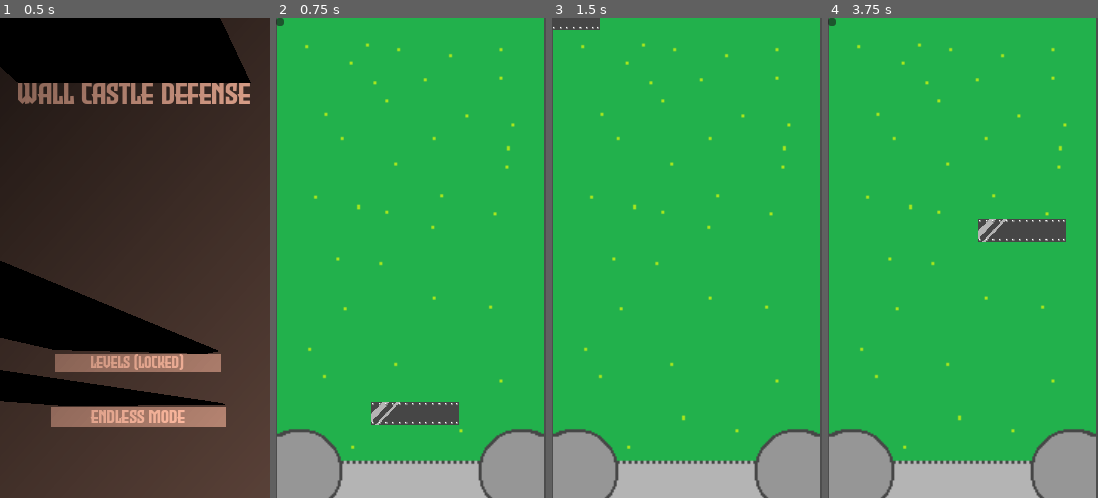
Above: before the commit, frames 1-4 (left to right).
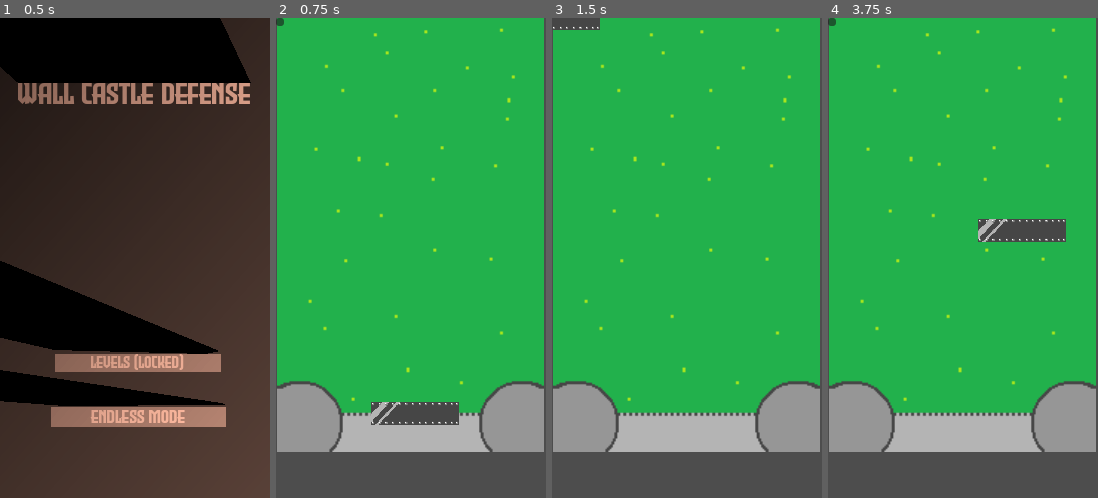
Above: after the commit, the same moments.

Repository: coolgames555/Bouncy
Game: Godot game, scene res://mainmenu.tscn
Two runs of this game, one before a commit and one after it. Both use one fixed random seed, a clock stepped at 60 frames per second and the inputs below.
Inputs (mouse positions are in pixels of both pictures, inside the frame that each line leads up to):
- Up to frame 1 (0.5 s): no input
- Up to frame 2 (0.75 s): click "Endless mode" at 0.5 s
- Up to frame 3 (1.5 s): click (554, 22) at 1.25 s
- Up to frame 4 (3.75 s): click (830, 22) at 2 s; click (830, 22) at 2.75 s; tap Enter at 3.5 s; move the mouse to (1022, 234) at 3.52 s; click (1022, 234) at 3.67 s

Frame 1 is identical in both runs. In frame 2, 18% of the frame differs, in the area x 0-100%, y 2-100%; in frame 3, 19%; in frame 4, 19%.

Commit message:
wall set locations
made it so walls can only be placed in locations we want

Diff:
--- a/bouncy/area_2d.gd
+++ b/bouncy/area_2d.gd
@@ -8,7 +8,7 @@
 		position.y += 70
 func _unhandled_input(event: InputEvent) -> void:
 	if event is InputEventMouseButton && x == 1:
-		if event.button_index == MOUSE_BUTTON_LEFT and event.pressed:
+		if event.button_index == MOUSE_BUTTON_LEFT and event.pressed and not has_overlapping_bodies():
 			x = 0
 			name = "usedwall"
 			print("locked wall at")
--- a/bouncy/node_2d.tscn
+++ b/bouncy/node_2d.tscn
@@ -7,35 +7,30 @@
 [ext_resource type="Texture2D" uid="uid://c8whl4xo1vxil" path="res://pixil-frame-0 (1).png" id="4_q6r6c"]
 [ext_resource type="Texture2D" uid="uid://cf5qsqebspkp3" path="res://pixil-frame-0 (3).png" id="5_kdubu"]
 
-[sub_resource type="RectangleShape2D" id="RectangleShape2D_ilxo7"]
-size = Vector2(88.999985, 23.5)
-
 [sub_resource type="CircleShape2D" id="CircleShape2D_2a6dy"]
 radius = 5.0
 
 [sub_resource type="RectangleShape2D" id="RectangleShape2D_2a6dy"]
 size = Vector2(5, 10)
 
+[sub_resource type="RectangleShape2D" id="RectangleShape2D_kdubu"]
+size = Vector2(269.50146, 123.408875)
+
+[sub_resource type="RectangleShape2D" id="RectangleShape2D_d21ai"]
+size = Vector2(10.824256, 440.05365)
+
+[sub_resource type="RectangleShape2D" id="RectangleShape2D_ilxo7"]
+size = Vector2(88.999985, 23.5)
+
 [node name="Node2D" type="Node2D" unique_id=1223841040]
 
 [node name="Sprite2D" type="Sprite2D" parent="." unique_id=1911938681]
-position = Vector2(134.5, 241)
+position = Vector2(135, 193)
 scale = Vector2(1.4833333, 1.50625)
 texture = ExtResource("1_wtcfe")
 
-[node name="Metal wall" type="Area2D" parent="." unique_id=1046852628]
-script = ExtResource("2_epypp")
-
-[node name="Sprite2D" type="Sprite2D" parent="Metal wall" unique_id=125285461]
-position = Vector2(0.25001526, -73.499985)
-scale = Vector2(0.11062503, 0.11499997)
-texture = ExtResource("3_0hol4")
-
-[node name="CollisionShape2D" type="CollisionShape2D" parent="Metal wall" unique_id=453323246]
-position = Vector2(0.50000954, -73.75)
-shape = SubResource("RectangleShape2D_ilxo7")
-
 [node name="ball" type="Area2D" parent="." unique_id=116085679]
+position = Vector2(-202, -73)
 
 [node name="Sprite2D" type="Sprite2D" parent="ball" unique_id=325898886]
 position = Vector2(89, -62)
@@ -46,7 +41,7 @@
 shape = SubResource("CircleShape2D_2a6dy")
 
 [node name="arrow" type="Area2D" parent="." unique_id=189258396]
-position = Vector2(12, 0)
+position = Vector2(-79, -53)
 
 [node name="Sprite2D" type="Sprite2D" parent="arrow" unique_id=1528791224]
 position = Vector2(89, -62)
@@ -60,3 +55,39 @@
 offset_right = 8.0
 offset_bottom = 8.0
 script = ExtResource("4_0hol4")
+
+[node name="screen wall" type="StaticBody2D" parent="." unique_id=953522999]
+
+[node name="CollisionShape2D" type="CollisionShape2D" parent="screen wall" unique_id=1827742207]
+position = Vector2(134.61417, -13.669474)
+rotation = 3.1415927
+shape = SubResource("RectangleShape2D_kdubu")
+
+[node name="CollisionShape2D4" type="CollisionShape2D" parent="screen wall" unique_id=1578089195]
+position = Vector2(137, 422.29556)
+rotation = -3.1415925
+shape = SubResource("RectangleShape2D_kdubu")
+
+[node name="CollisionShape2D2" type="CollisionShape2D" parent="screen wall" unique_id=1240055069]
+position = Vector2(-3.8147027, 212.10713)
+rotation = -0.009035796
+scale = Vector2(0.99999994, 0.99999994)
+shape = SubResource("RectangleShape2D_d21ai")
+
+[node name="CollisionShape2D3" type="CollisionShape2D" parent="screen wall" unique_id=2069601060]
+position = Vector2(274.41232, 209.99628)
+scale = Vector2(0.99999994, 0.99999994)
+shape = SubResource("RectangleShape2D_d21ai")
+
+[node name="Metal wall" type="Area2D" parent="." unique_id=1800098741]
+position = Vector2(-61, -49)
+script = ExtResource("2_epypp")
+
+[node name="Sprite2D" type="Sprite2D" parent="Metal wall" unique_id=125285461]
+position = Vector2(0.25001526, -73.499985)
+scale = Vector2(0.11062503, 0.11499997)
+texture = ExtResource("3_0hol4")
+
+[node name="CollisionShape2D" type="CollisionShape2D" parent="Metal wall" unique_id=453323246]
+position = Vector2(0.50000954, -73.75)
+shape = SubResource("RectangleShape2D_ilxo7")
Not shown, added: bouncy/New_Project.wav.import
